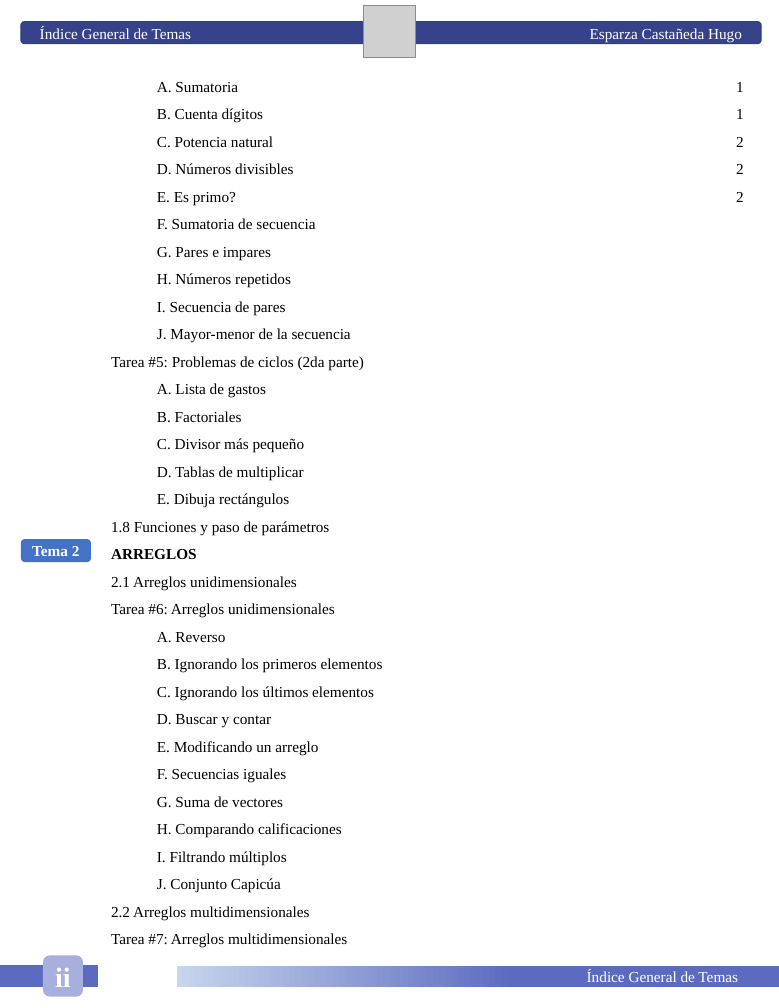
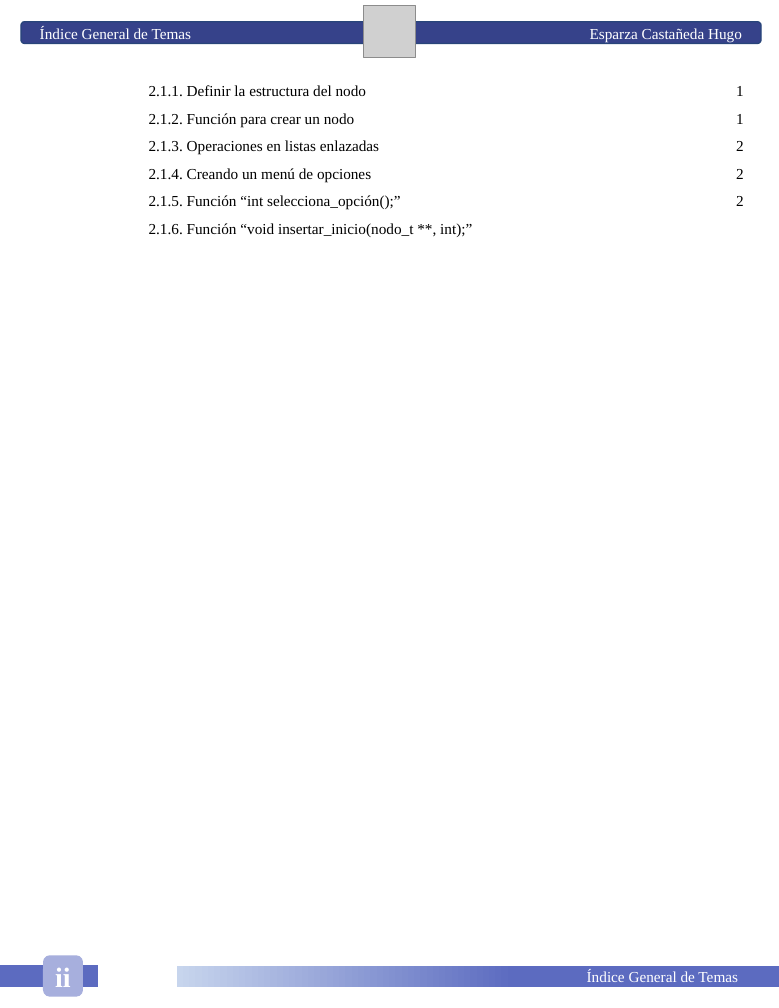
Before and after one commit to HugoEsparzaC/Libreta-Estructuras-II, a slide deck: slide 4 of Estructuras de Datos II.pptx. Drawn at 779x1008 pixels with LibreOffice and Linux fonts; fonts in the diff are those of the drawing; grey boxes stand for pictures. Boxes give left, top, right and bottom in pixels: in the first picture for what was removed or moved away, otherwise in the second. Text is boxed around its words. In the diff, an @@ line names an element or a change of style, - is before the commit and + after.

Commit message:
Hasta tarea 0

```diff
--- a/Estructuras de Datos II.pptx
+++ b/Estructuras de Datos II.pptx
@@ text removed at [111,82,383,948] @@
-A. Sumatoria
-B. Cuenta dígitos
-C. Potencia natural
-D. Números divisibles
-E. Es primo?
-F. Sumatoria de secuencia
-G. Pares e impares
-H. Números repetidos
-I. Secuencia de pares
-J. Mayor-menor de la secuencia
-Tarea #5: Problemas de ciclos (2da parte)
-A. Lista de gastos
-B. Factoriales
-C. Divisor más pequeño
-D. Tablas de multiplicar
-E. Dibuja rectángulos
-1.8 Funciones y paso de parámetros
-ARREGLOS
-2.1 Arreglos unidimensionales
-Tarea #6: Arreglos unidimensionales
-A. Reverso
-B. Ignorando los primeros elementos
-C. Ignorando los últimos elementos
-D. Buscar y contar
-E. Modificando un arreglo
-F. Secuencias iguales
-G. Suma de vectores
-H. Comparando calificaciones
-I. Filtrando múltiplos
-J. Conjunto Capicúa
-2.2 Arreglos multidimensionales
-Tarea #7: Arreglos multidimensionales
@@ text added at [149,85,472,237], 12 pt, text #000000 @@
+2.1.1. Definir la estructura del nodo
+2.1.2. Función para crear un nodo
+2.1.3. Operaciones en listas enlazadas
+2.1.4. Creando un menú de opciones
+2.1.5. Función “int selecciona_opción();”
+2.1.6. Función “void insertar_inicio(nodo_t **, int);”
@@ text "1": place and size @@
-text "1" at [736,82,744,202]
+text "1" at [736,86,744,206]
@@ rounded rectangle removed at [21,539,91,562] @@
-Tema 2
```
Also in this commit, not shown: 5 other slides changed, 5 slides added, 5 slides removed, 1 other file.
